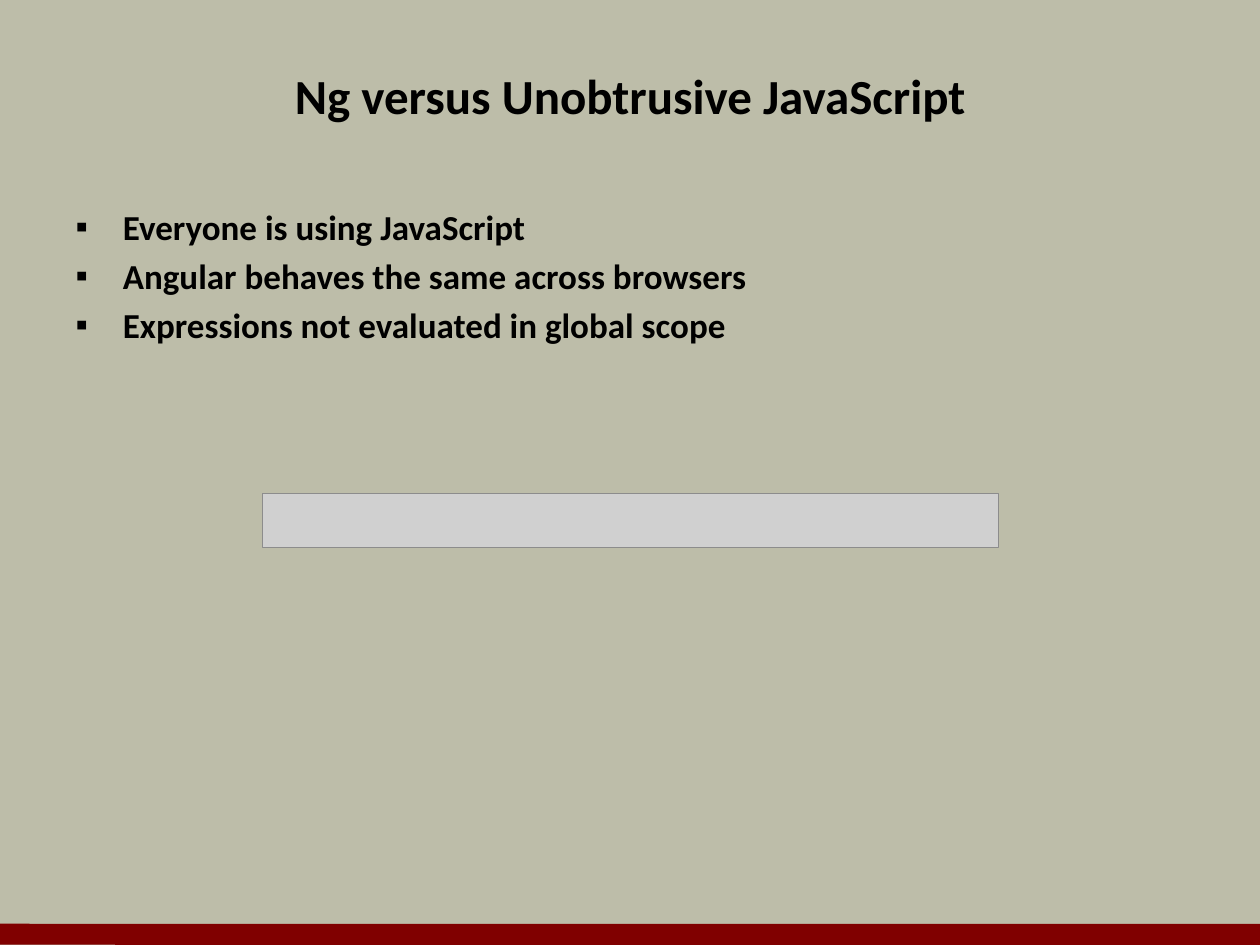
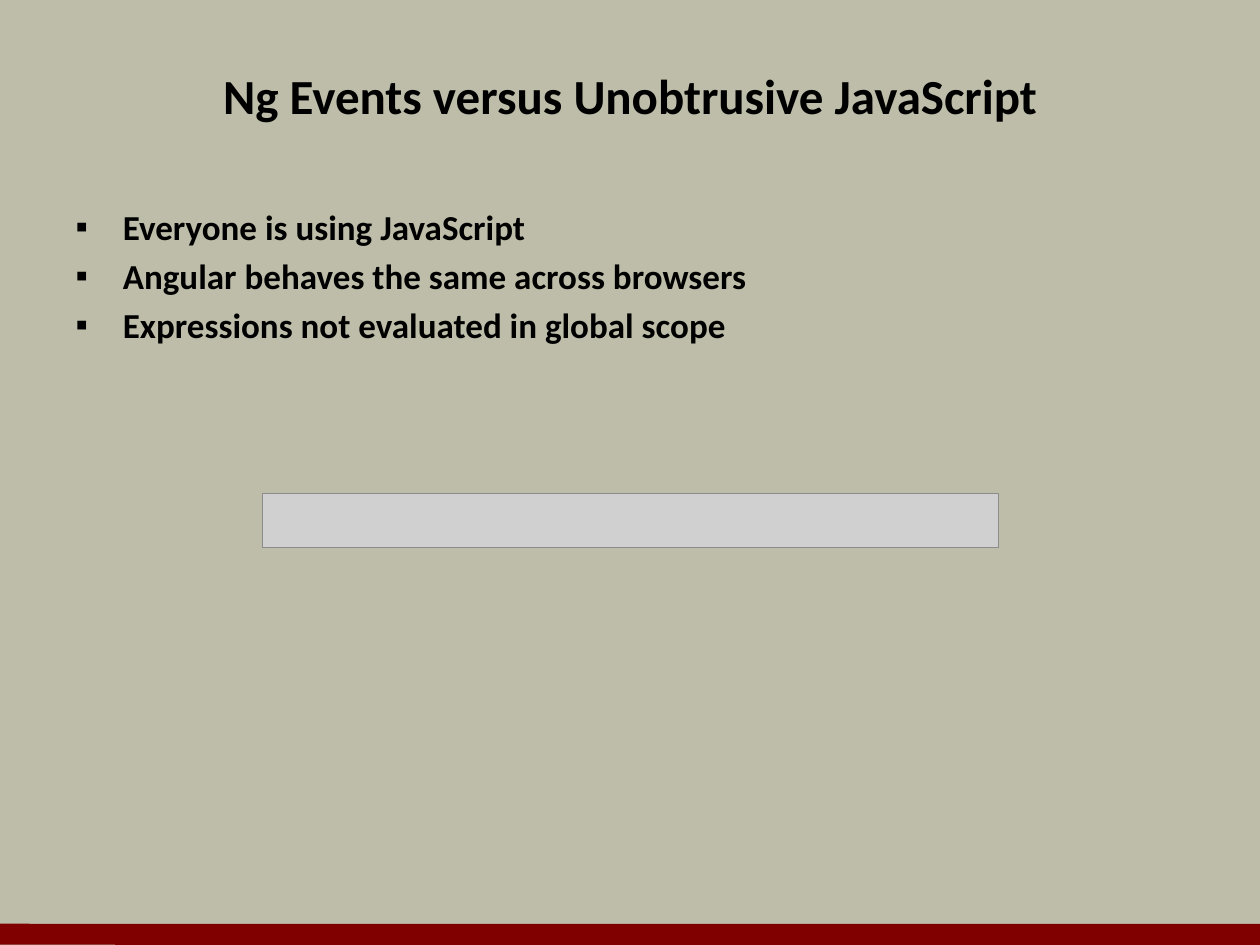
Before and after one commit to OdeToCode/classes, a slide deck: slide 14 of angularjs/slides/01_Introduction.pptx. Drawn at 1260x945 pixels with LibreOffice and Linux fonts; fonts in the diff are those of the drawing; grey boxes stand for pictures; background and template pictures are left out. Boxes give left, top, right and bottom in pixels: in the first picture for what was removed or moved away, otherwise in the second. Text is boxed around its words. In the diff, an @@ line names an element or a change of style, - is before the commit and + after.

```diff
--- a/angularjs/slides/01_Introduction.pptx
+++ b/angularjs/slides/01_Introduction.pptx
@@ title at (x1=223, y1=79, x2=1037, y2=123): text changed @@
-Ng versus Unobtrusive JavaScript
+Ng Events versus Unobtrusive JavaScript
```
Also in this commit, not shown: 2 other slides changed, 36 other files.
